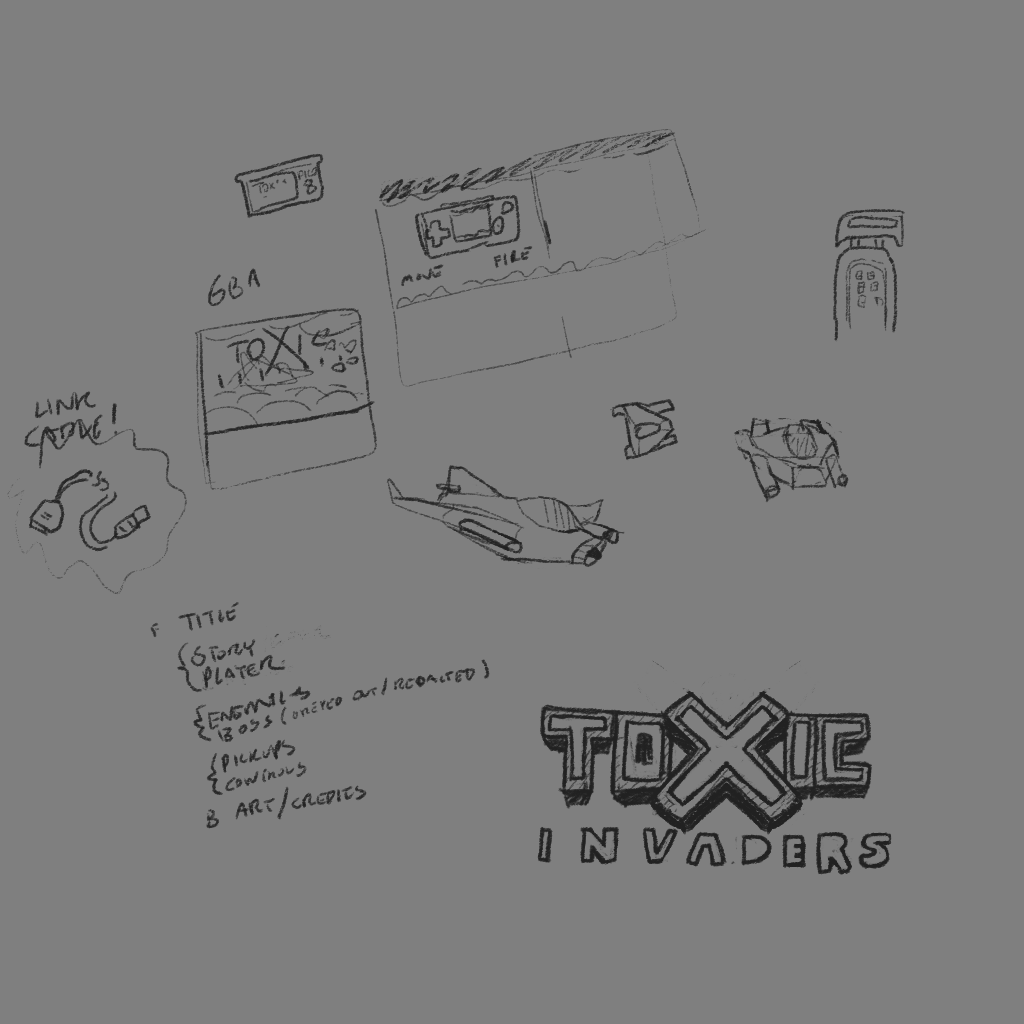
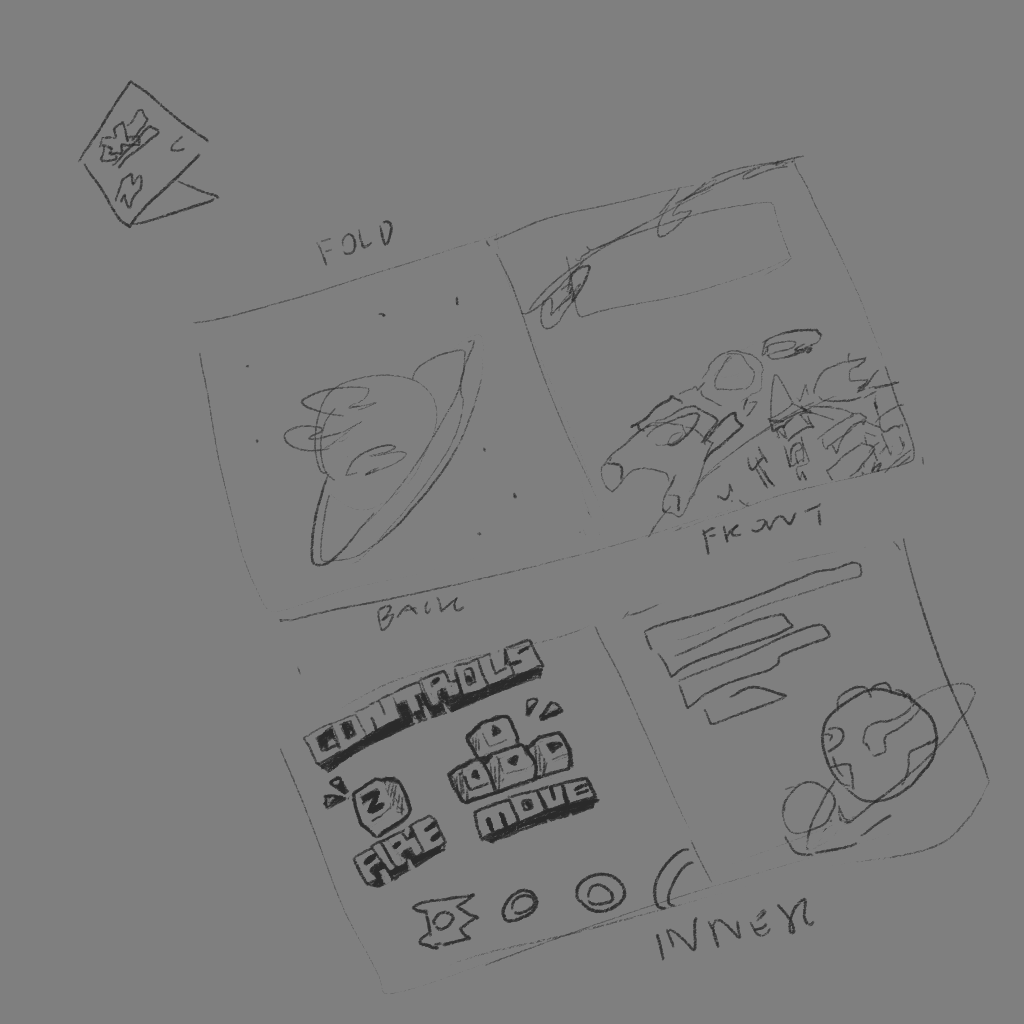
Layered file, before and after one edit (1024x1024). Changes by layer:
added layer "Paint Layer 4" above "Paint Layer 3" over [64, 80, 990, 994]
hid "Paint Layer 1", opacity 100% → 47%, painted on it over [7, 128, 960, 896]
